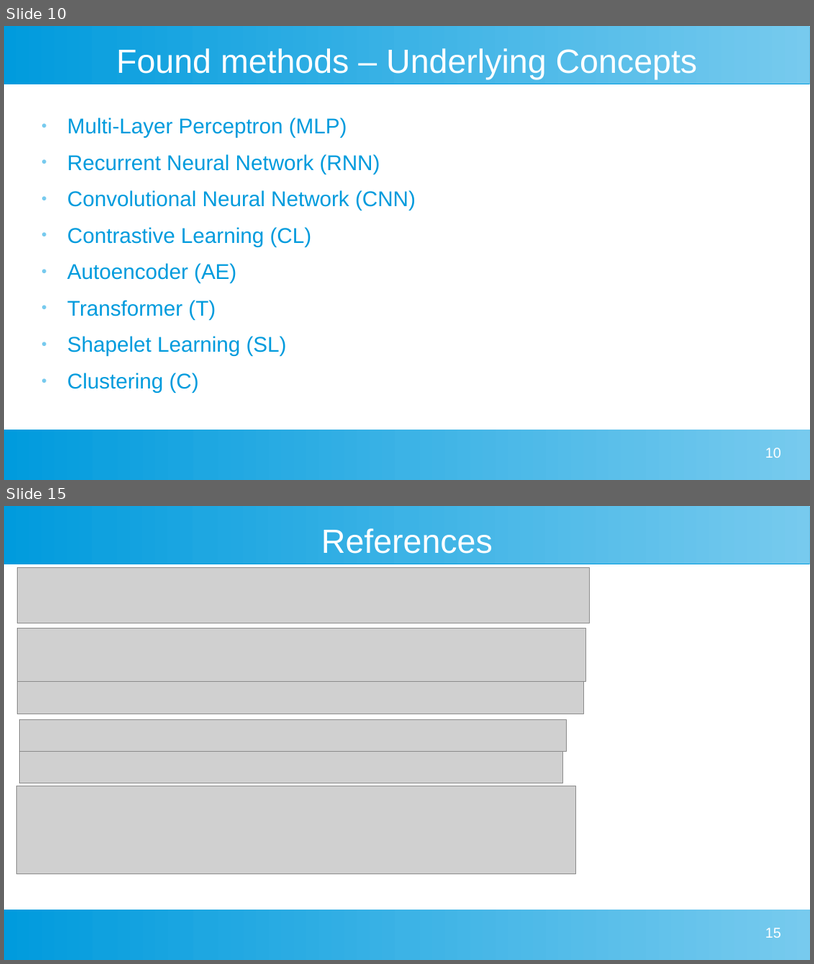
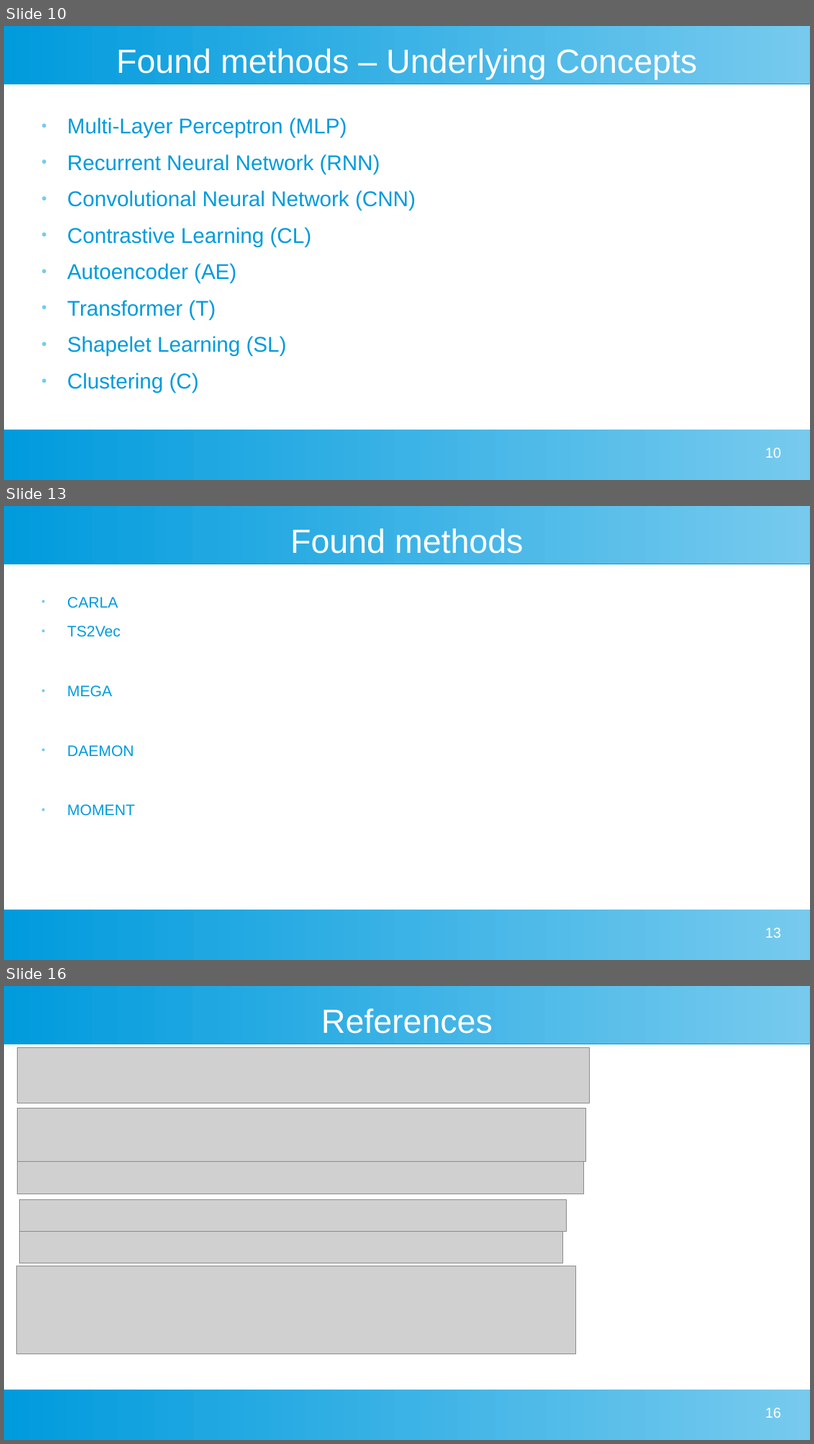
Before and after one commit to johanneshoelker/Smart-Systems-Paper, a slide deck: Presentation/Kolloq.odp. Shown one above the other, each under a label of ours: slides 10 and 15 before the commit, slides 10, 13 and 16 after it; the slides between them are not shown. The pictures are 814x964 and 814x1444 pixels, drawn with LibreOffice and Linux fonts; fonts in the diff are those of the drawing; grey boxes stand for pictures. Boxes give left, top, right and bottom in pixels: in the first picture for what was removed or moved away, otherwise in the second. Text is boxed around its words. In the diff, an @@ line names an element or a change of style, - is before the commit and + after.

Commit message:
added carla again

```diff
--- a/Presentation/Kolloq.odp
+++ b/Presentation/Kolloq.odp
@@ slide 13 added at (x1=4, y1=506, x2=810, y2=960), background #FFFFFF; not listed: 2 template elements that a slide beside it also shows @@
@@ title added at (x1=291, y1=528, x2=523, y2=554), 33 pt, text #FFFFFF @@
+Found methods
@@ text added at (x1=67, y1=597, x2=135, y2=816), 15 pt, text #009BDD @@
+● CARLA
+● TS2Vec
+● MEGA
+● DAEMON
+● MOMENT
@@ page number added at (x1=766, y1=927, x2=782, y2=937), 14 pt, text #FFFFFF @@
+13
@@ what was slide 15 is now slide 16 @@
@@ page number at (x1=766, y1=1407, x2=782, y2=1417): text changed @@
-15
+16
```
Also in this commit, not shown: 3 slides changed, 1 other slide added, 1 slide removed, 4 other files.
